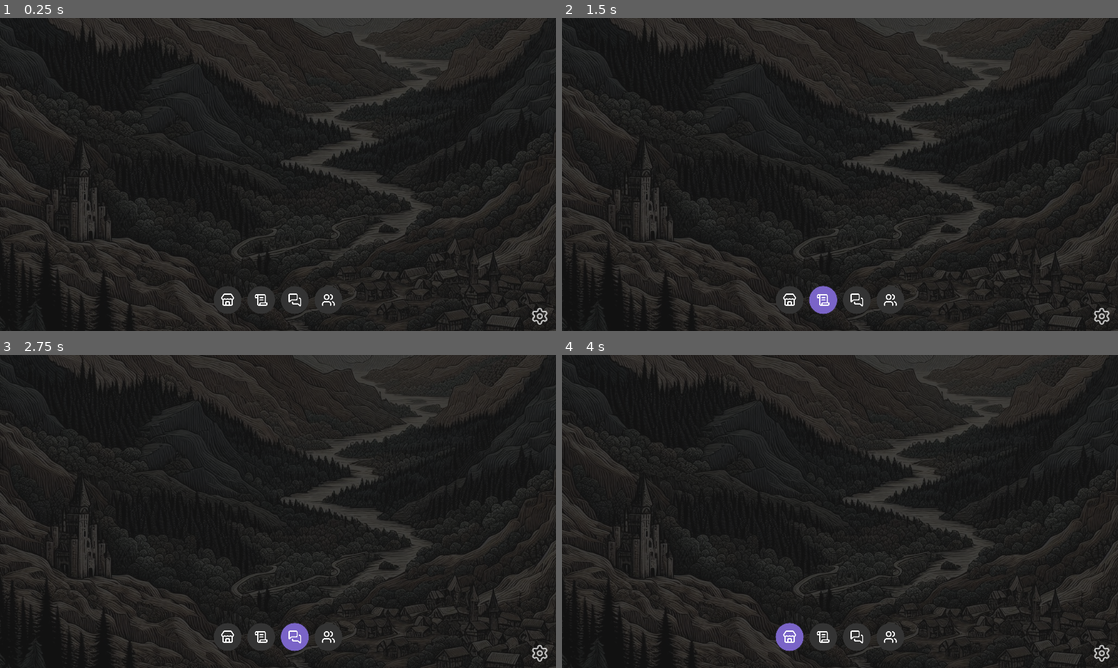
Above: before the commit, frames 1-4 (two rows, left to right).
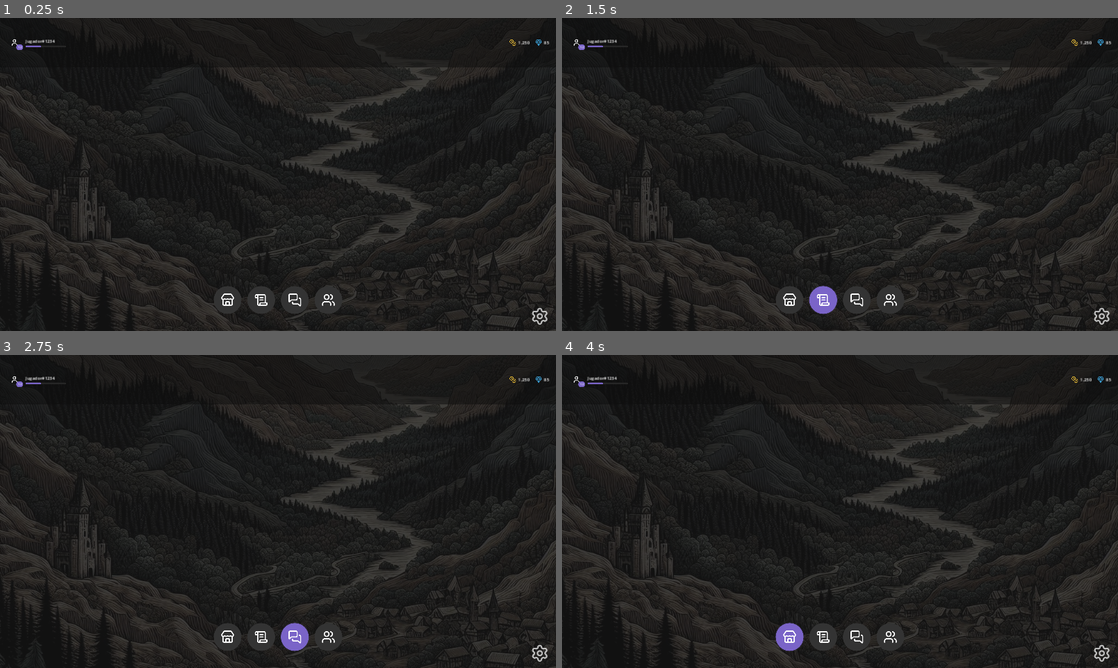
Above: after the commit, the same moments.

Repository: Bildurre/choque_de_leyendas_vg
Game: Godot game, scene res://screens/main_menu/main_menu_desktop.tscn
Same seed, same stepped clock (60 frames per second), same inputs: the game is played once before the commit and once after it.
Inputs (mouse positions are in pixels of both pictures, inside the frame that each line leads up to):
- Up to frame 1 (0.25 s): no input
- Up to frame 2 (1.5 s): click (789, 299) at 0.5 s; click (823, 299) at 1.25 s
- Up to frame 3 (2.75 s): click (294, 636) at 2 s
- Up to frame 4 (4 s): click (890, 636) at 2.75 s; click (789, 636) at 3.5 s

The runs differ from the first frame. In frame 1, 0.3% of the frame differs, in the area x 2-99%, y 0-16%; in frame 2, 0.3%; in frame 3, 0.3%; in frame 4, 0.3%.
Error after the commit: Parse Error: Cannot infer the type of "radius" variable because the value doesn't have a set type. (res://ui/components/top_bar/hex_profile_button.gd:22)

Commit message:
Add transparent top bar with user profile and currency counters
- Left side: hexagonal profile button (custom draw) with user icon,
  level badge (12), username label, and XP progress bar (46/120)
- Right side: coin counter (1,250) and gem counter (85) with
  colored Lucide icons (gold coins, cyan gem)
- Semi-transparent dark bar background with subtle bottom border
- All values hardcoded as placeholder

https://claude.ai/code/session_0176j4sJi8nNgewyZfevnuDY

Diff:
--- /dev/null
+++ b/assets/icons/placeholder/coins.svg
@@ -0,0 +1,6 @@
+<svg xmlns="http://www.w3.org/2000/svg" width="64" height="64" viewBox="0 0 24 24" fill="none" stroke="#ffffff" stroke-width="2" stroke-linecap="round" stroke-linejoin="round">
+  <circle cx="8" cy="8" r="6"/>
+  <path d="M18.09 10.37A6 6 0 1 1 10.34 18"/>
+  <path d="M7 6h1v4"/>
+  <path d="m16.71 13.88.7.71-2.82 2.82"/>
+</svg>
--- /dev/null
+++ b/assets/icons/placeholder/gem.svg
@@ -0,0 +1,5 @@
+<svg xmlns="http://www.w3.org/2000/svg" width="64" height="64" viewBox="0 0 24 24" fill="none" stroke="#ffffff" stroke-width="2" stroke-linecap="round" stroke-linejoin="round">
+  <path d="M6 3h12l4 6-10 13L2 9Z"/>
+  <path d="M11 3 8 9l4 13 4-13-3-6"/>
+  <path d="M2 9h20"/>
+</svg>
--- /dev/null
+++ b/assets/icons/placeholder/user.svg
@@ -0,0 +1,4 @@
+<svg xmlns="http://www.w3.org/2000/svg" width="64" height="64" viewBox="0 0 24 24" fill="none" stroke="#ffffff" stroke-width="2" stroke-linecap="round" stroke-linejoin="round">
+  <path d="M19 21v-2a4 4 0 0 0-4-4H9a4 4 0 0 0-4 4v2"/>
+  <circle cx="12" cy="7" r="4"/>
+</svg>
--- a/screens/main_menu/main_menu_desktop.tscn
+++ b/screens/main_menu/main_menu_desktop.tscn
@@ -9,6 +9,44 @@
 [ext_resource type="Texture2D" path="res://assets/icons/placeholder/users.svg" id="7_users"]
 [ext_resource type="Texture2D" path="res://assets/icons/placeholder/settings.svg" id="8_settings"]
 [ext_resource type="Texture2D" path="res://assets/backgrounds/home.jpeg" id="9_bg"]
+[ext_resource type="Script" path="res://ui/components/top_bar/hex_profile_button.gd" id="10_hex"]
+[ext_resource type="Texture2D" path="res://assets/icons/placeholder/user.svg" id="11_user"]
+[ext_resource type="Texture2D" path="res://assets/icons/placeholder/coins.svg" id="12_coins"]
+[ext_resource type="Texture2D" path="res://assets/icons/placeholder/gem.svg" id="13_gem"]
+
+[sub_resource type="StyleBoxFlat" id="StyleBoxFlat_topbar"]
+bg_color = Color(0.05, 0.05, 0.05, 0.5)
+border_width_bottom = 1
+border_color = Color(1, 1, 1, 0.08)
+content_margin_left = 24.0
+content_margin_top = 0.0
+content_margin_right = 24.0
+content_margin_bottom = 0.0
+
+[sub_resource type="StyleBoxFlat" id="StyleBoxFlat_xpfill"]
+bg_color = Color(0.478, 0.392, 0.784, 1)
+corner_radius_top_left = 3
+corner_radius_top_right = 3
+corner_radius_bottom_right = 3
+corner_radius_bottom_left = 3
+
+[sub_resource type="StyleBoxFlat" id="StyleBoxFlat_xpbg"]
+bg_color = Color(0.15, 0.15, 0.15, 1)
+corner_radius_top_left = 3
+corner_radius_top_right = 3
+corner_radius_bottom_right = 3
+corner_radius_bottom_left = 3
+
+[sub_resource type="StyleBoxFlat" id="StyleBoxFlat_lvlbadge"]
+bg_color = Color(0.478, 0.392, 0.784, 1)
+corner_radius_top_left = 12
+corner_radius_top_right = 12
+corner_radius_bottom_right = 12
+corner_radius_bottom_left = 12
+content_margin_left = 4.0
+content_margin_top = 1.0
+content_margin_right = 4.0
+content_margin_bottom = 1.0
 
 [node name="MainMenu" type="Control"]
 layout_mode = 3
@@ -48,10 +86,125 @@
 grow_horizontal = 2
 grow_vertical = 2
 
-[node name="TopSection" type="MarginContainer" parent="Layout"]
+[node name="TopSection" type="PanelContainer" parent="Layout"]
 layout_mode = 2
 size_flags_vertical = 3
 size_flags_stretch_ratio = 0.15
+theme_override_styles/panel = SubResource("StyleBoxFlat_topbar")
+
+[node name="TopBar" type="HBoxContainer" parent="Layout/TopSection"]
+layout_mode = 2
+
+[node name="ProfileArea" type="HBoxContainer" parent="Layout/TopSection/TopBar"]
+layout_mode = 2
+size_flags_vertical = 4
+theme_override_constants/separation = 12
+
+[node name="ProfileButton" type="Control" parent="Layout/TopSection/TopBar/ProfileArea"]
+layout_mode = 2
+custom_minimum_size = Vector2(52, 52)
+size_flags_vertical = 4
+script = ExtResource("10_hex")
+
+[node name="UserIcon" type="TextureRect" parent="Layout/TopSection/TopBar/ProfileArea/ProfileButton"]
+layout_mode = 1
+anchors_preset = 15
+anchor_right = 1.0
+anchor_bottom = 1.0
+offset_left = 12.0
+offset_top = 12.0
+offset_right = -12.0
+offset_bottom = -12.0
+grow_horizontal = 2
+grow_vertical = 2
+texture = ExtResource("11_user")
+expand_mode = 1
+stretch_mode = 5
+mouse_filter = 2
+
+[node name="LevelBadge" type="PanelContainer" parent="Layout/TopSection/TopBar/ProfileArea/ProfileButton"]
+layout_mode = 1
+anchors_preset = 0
+offset_left = 32.0
+offset_top = 32.0
+offset_right = 56.0
+offset_bottom = 52.0
+mouse_filter = 2
+theme_override_styles/panel = SubResource("StyleBoxFlat_lvlbadge")
+
+[node name="LevelLabel" type="Label" parent="Layout/TopSection/TopBar/ProfileArea/ProfileButton/LevelBadge"]
+layout_mode = 2
+theme_override_font_sizes/font_size = 10
+text = "12"
+horizontal_alignment = 1
+vertical_alignment = 1
+
+[node name="UserInfo" type="VBoxContainer" parent="Layout/TopSection/TopBar/ProfileArea"]
+layout_mode = 2
+size_flags_vertical = 4
+theme_override_constants/separation = 4
+
+[node name="Username" type="Label" parent="Layout/TopSection/TopBar/ProfileArea/UserInfo"]
+layout_mode = 2
+theme_override_font_sizes/font_size = 15
+text = "Jugador#1234"
+
+[node name="XPBar" type="ProgressBar" parent="Layout/TopSection/TopBar/ProfileArea/UserInfo"]
+layout_mode = 2
+custom_minimum_size = Vector2(140, 6)
+max_value = 120.0
+value = 46.0
+show_percentage = false
+tooltip_text = "46 / 120 XP"
+theme_override_styles/fill = SubResource("StyleBoxFlat_xpfill")
+theme_override_styles/background = SubResource("StyleBoxFlat_xpbg")
+
+[node name="Spacer" type="Control" parent="Layout/TopSection/TopBar"]
+layout_mode = 2
+size_flags_horizontal = 3
+
+[node name="Currencies" type="HBoxContainer" parent="Layout/TopSection/TopBar"]
+layout_mode = 2
+size_flags_vertical = 4
+theme_override_constants/separation = 20
+
+[node name="CoinsContainer" type="HBoxContainer" parent="Layout/TopSection/TopBar/Currencies"]
+layout_mode = 2
+theme_override_constants/separation = 6
+
+[node name="CoinIcon" type="TextureRect" parent="Layout/TopSection/TopBar/Currencies/CoinsContainer"]
+layout_mode = 2
+custom_minimum_size = Vector2(24, 24)
+size_flags_vertical = 4
+texture = ExtResource("12_coins")
+expand_mode = 1
+stretch_mode = 5
+modulate = Color(0.94, 0.76, 0.22, 1)
+
+[node name="CoinAmount" type="Label" parent="Layout/TopSection/TopBar/Currencies/CoinsContainer"]
+layout_mode = 2
+size_flags_vertical = 4
+theme_override_font_sizes/font_size = 15
+text = "1,250"
+
+[node name="GemsContainer" type="HBoxContainer" parent="Layout/TopSection/TopBar/Currencies"]
+layout_mode = 2
+theme_override_constants/separation = 6
+
+[node name="GemIcon" type="TextureRect" parent="Layout/TopSection/TopBar/Currencies/GemsContainer"]
+layout_mode = 2
+custom_minimum_size = Vector2(24, 24)
+size_flags_vertical = 4
+texture = ExtResource("13_gem")
+expand_mode = 1
+stretch_mode = 5
+modulate = Color(0.224, 0.6, 0.804, 1)
+
+[node name="GemAmount" type="Label" parent="Layout/TopSection/TopBar/Currencies/GemsContainer"]
+layout_mode = 2
+size_flags_vertical = 4
+theme_override_font_sizes/font_size = 15
+text = "85"
 
 [node name="MiddleSection" type="MarginContainer" parent="Layout"]
 layout_mode = 2
--- /dev/null
+++ b/ui/components/top_bar/hex_profile_button.gd
@@ -0,0 +1,56 @@
+## Boton de perfil con forma hexagonal. Muestra el icono de usuario dentro
+## de un hexagono con borde. Hover cambia el color de fondo y borde.
+class_name HexProfileButton
+extends Control
+
+@export var bg_color: Color = GameColors.COLOR_BG_DARK_TERTIARY
+@export var border_color: Color = GameColors.COLOR_PURPLE
+@export var hover_border_color: Color = GameColors.COLOR_PURPLE_LIGHT
+@export var border_width: float = 2.0
+
+var _hovered := false
+
+
+func _ready() -> void:
+	mouse_default_cursor_shape = Control.CURSOR_POINTING_HAND
+	mouse_filter = Control.MOUSE_FILTER_STOP
+	tooltip_text = "Perfil de usuario"
+
+
+func _draw() -> void:
+	var center := size / 2.0
+	var radius := min(size.x, size.y) / 2.0 - border_width
+	var points := _hex_points(center, radius)
+
+	# Fondo
+	var fill := bg_color.lightened(0.15) if _hovered else bg_color
+	draw_colored_polygon(points, fill)
+
+	# Borde
+	var border := points.duplicate()
+	border.append(points[0])
+	var b_color := hover_border_color if _hovered else border_color
+	draw_polyline(border, b_color, border_width, true)
+
+
+func _hex_points(center: Vector2, radius: float) -> PackedVector2Array:
+	var points := PackedVector2Array()
+	for i in 6:
+		var angle := deg_to_rad(60.0 * i - 90.0)
+		points.append(center + Vector2(cos(angle), sin(angle)) * radius)
+	return points
+
+
+func _gui_input(event: InputEvent) -> void:
+	if event is InputEventMouseButton and event.pressed and event.button_index == MOUSE_BUTTON_LEFT:
+		accept_event()
+		# TODO: Navegar a pantalla de perfil
+
+
+func _notification(what: int) -> void:
+	if what == NOTIFICATION_MOUSE_ENTER:
+		_hovered = true
+		queue_redraw()
+	elif what == NOTIFICATION_MOUSE_EXIT:
+		_hovered = false
+		queue_redraw()
Not shown: 1 places in screens/main_menu/main_menu_desktop.tscn that only renumber resources
